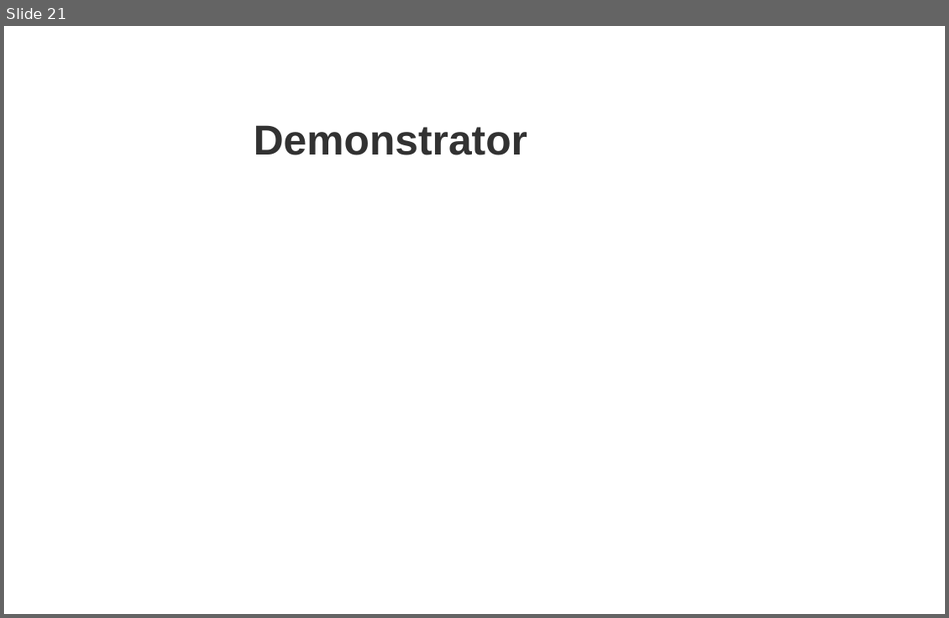
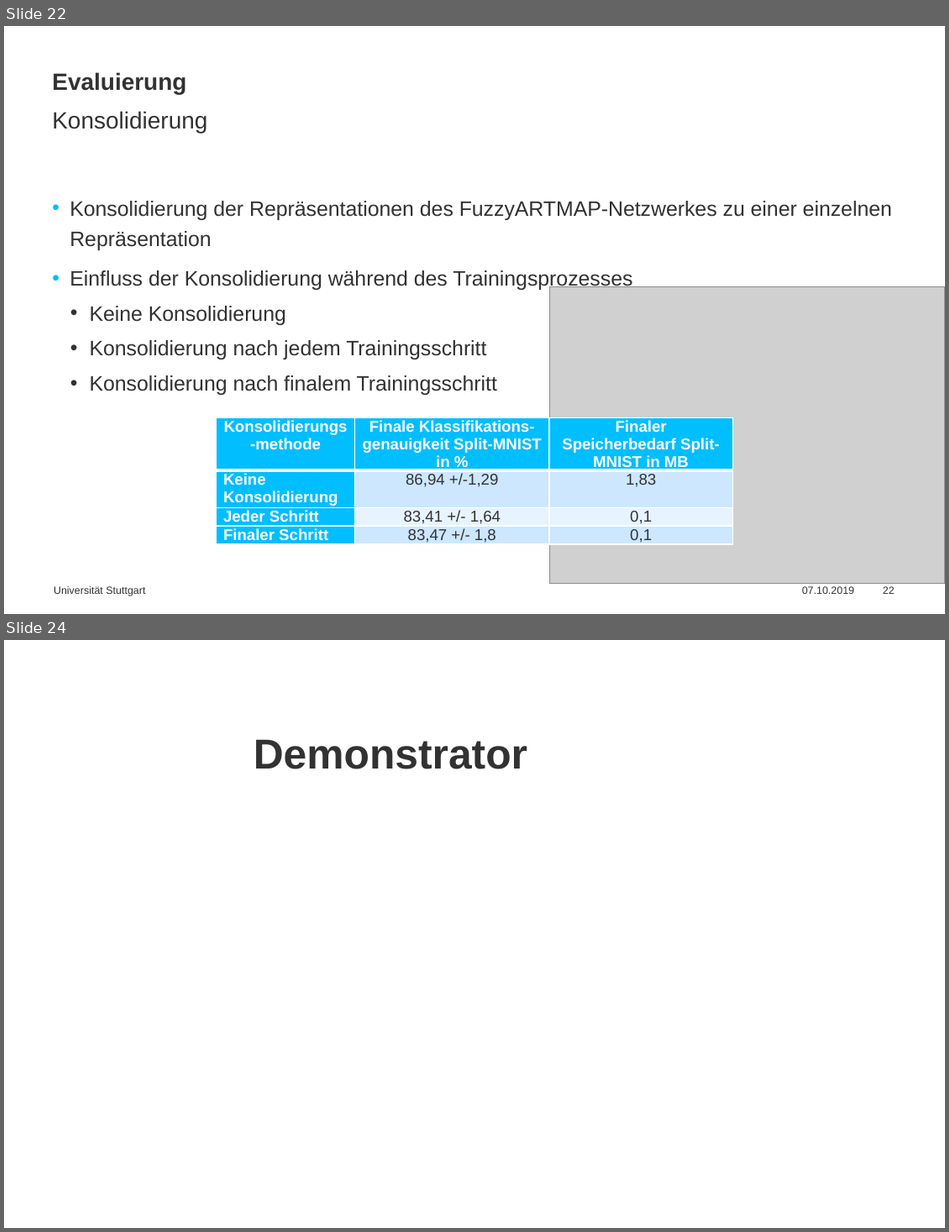
Before and after one commit to simonbuerste/Masterarbeit, a slide deck: Praesentationen/Abschlussvortrag.pptx. Shown one above the other, each under a label of ours: slide 21 before the commit, slides 22 and 24 after it; the slides between them are not shown. The pictures are 949x618 and 949x1232 pixels, drawn with LibreOffice and Linux fonts; fonts in the diff are those of the drawing; grey boxes stand for pictures; background and template pictures are left out. Boxes give left, top, right and bottom in pixels: in the first picture for what was removed or moved away, otherwise in the second. Text is boxed around its words. In the diff, an @@ line names an element or a change of style, - is before the commit and + after.

```diff
--- a/Praesentationen/Abschlussvortrag.pptx
+++ b/Praesentationen/Abschlussvortrag.pptx
@@ slide 22 added at [4,26,945,614], background #FFFFFF @@
@@ title added at [52,72,186,94], 18 pt, text #323232, bold @@
+Evaluierung
@@ text added at [52,111,207,133], 18 pt, text #323232 @@
+Konsolidierung
@@ text added at [70,201,892,395], 16 pt, text #323232 @@
+• Konsolidierung der Repräsentationen des FuzzyARTMAP-Netzwerkes zu einer einzelnen Repräsentation
+• Einfluss der Konsolidierung während des Trainingsprozesses
+  • Keine Konsolidierung
+  • Konsolidierung nach jedem Trainingsschritt
+  • Konsolidierung nach finalem Trainingsschritt
@@ picture added at [550,287,945,584] @@
@@ table added at [217,418,733,550], 4 rows, 3 columns @@
+Konsolidierungs-methode | Finale Klassifikations-genauigkeit Split-MNIST in % | Finaler Speicherbedarf Split-MNIST in MB
+Keine Konsolidierung | 86,94 +/-1,29 | 1,83
+Jeder Schritt | 83,41 +/- 1,64 | 0,1
+Finaler Schritt | 83,47 +/- 1,8 | 0,1
@@ text added at [54,586,145,596], 8 pt, text #323232 @@
+Universität Stuttgart
@@ text added at [802,586,854,594], 8 pt, text #323232 @@
+07.10.2019
@@ page number added at [883,586,894,594], 8 pt, text #323232 @@
+22
@@ what was slide 21 is now slide 24 @@
```
Also in this commit, not shown: 16 slides changed, 5 other slides added, 1 other file.
